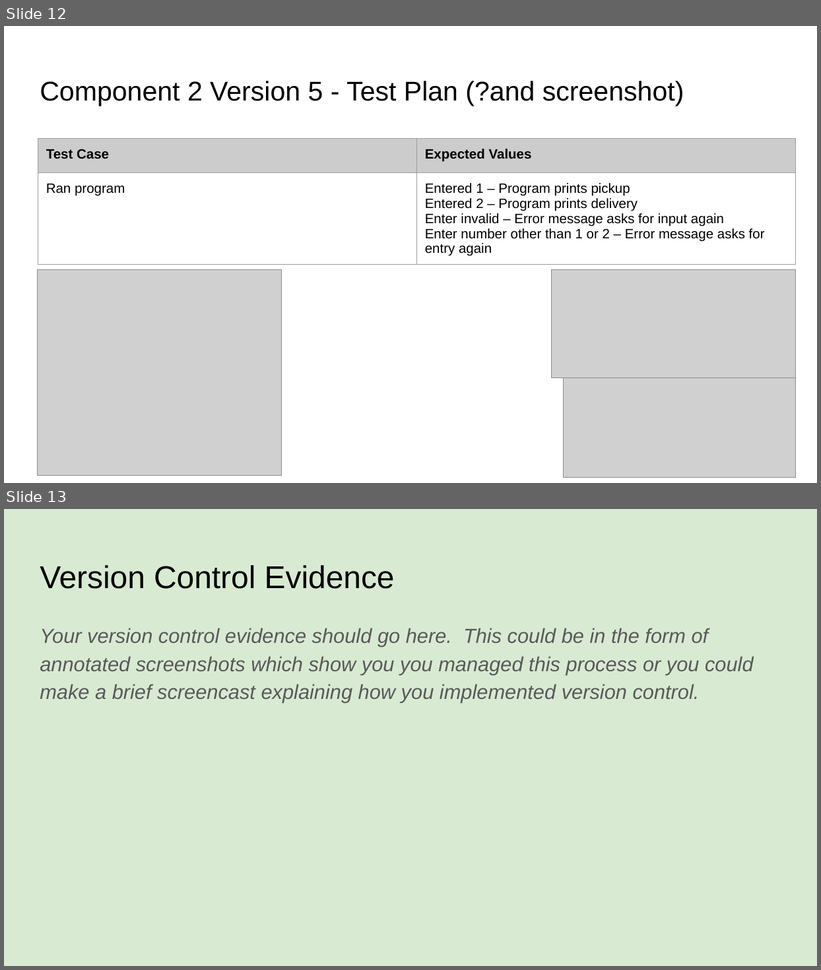
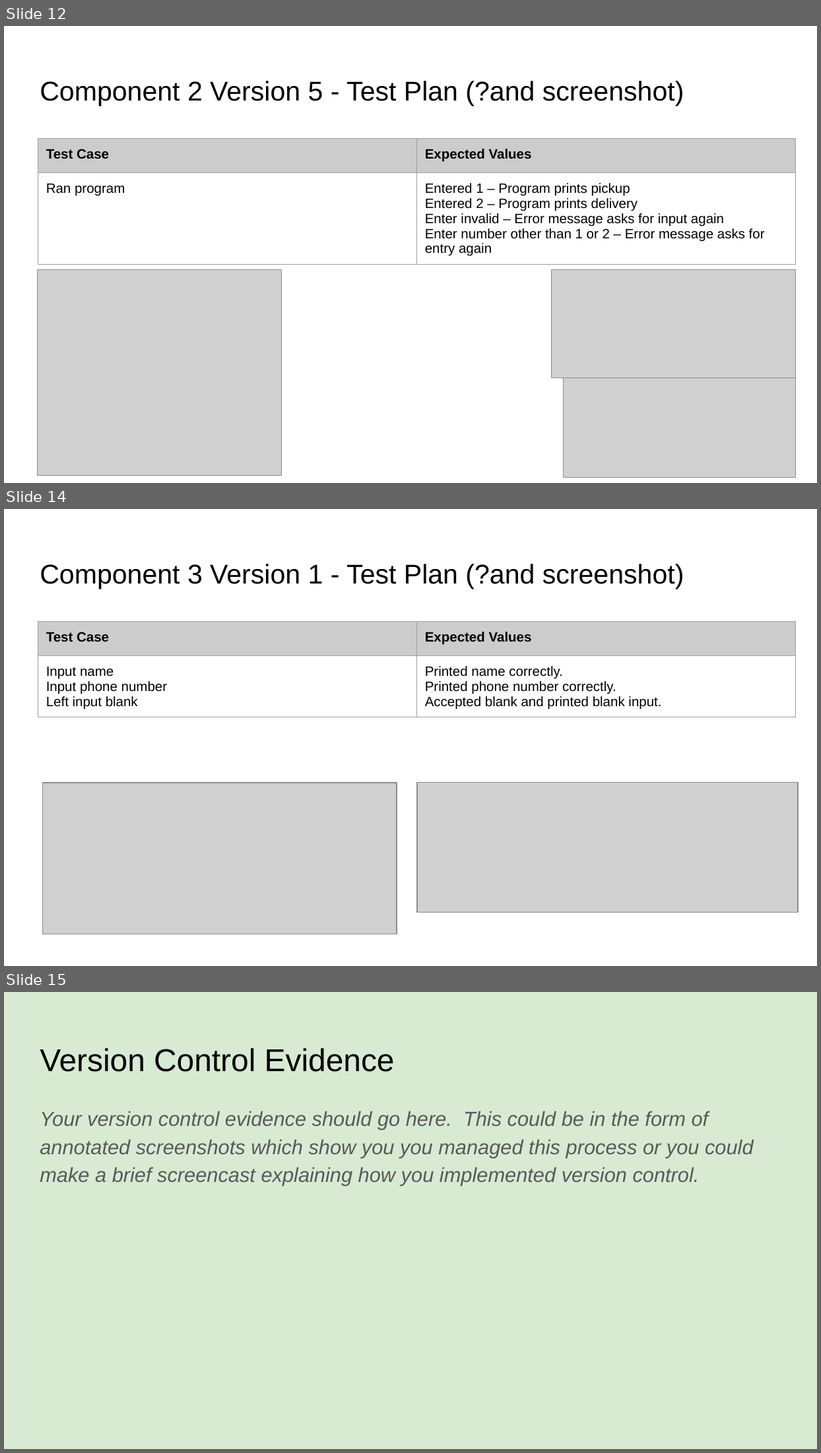
Before and after one commit to BronsonLovesCode/Pizza_Bot, a slide deck: 022_91893+_+91897+Documentation.pptx. Shown one above the other, each under a label of ours: slides 12 and 13 before the commit, slides 12, 14 and 15 after it; the slides between them are not shown. The pictures are 821x970 and 821x1453 pixels, drawn with LibreOffice and Linux fonts; fonts in the diff are those of the drawing; grey boxes stand for pictures. Boxes give left, top, right and bottom in pixels: in the first picture for what was removed or moved away, otherwise in the second. Text is boxed around its words. In the diff, an @@ line names an element or a change of style, - is before the commit and + after.

Commit message:
Created version 1 of pickup function
Basic instructions and input for name and phone number

```diff
--- a/022_91893+_+91897+Documentation.pptx
+++ b/022_91893+_+91897+Documentation.pptx
@@ slide 14 added at (4, 509, 817, 966), background #FFFFFF @@
@@ title added at (40, 564, 684, 589), 24 pt, text #000000 @@
+Component 3 Version 1 - Test Plan (?and screenshot)
@@ table added at (38, 622, 796, 722), 2 rows, 2 columns @@
+Test Case | Expected Values
+Input name / Input phone number / Left input blank | Printed name correctly. / Printed phone number correctly. / Accepted blank and printed blank input.
@@ picture added at (43, 783, 397, 934) @@
@@ picture added at (417, 783, 797, 913) @@
@@ what was slide 13 is now slide 15 @@
```
Also in this commit, not shown: 1 slide changed, 1 other slide added, 5 other files.
